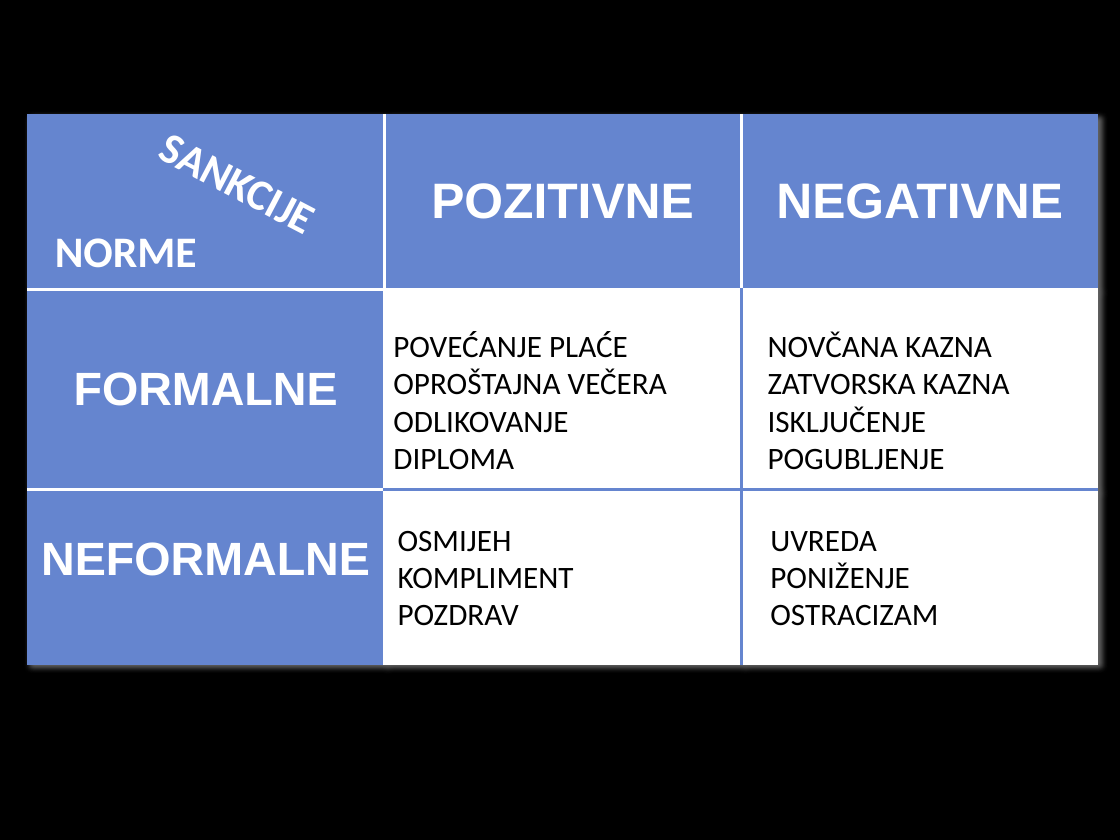
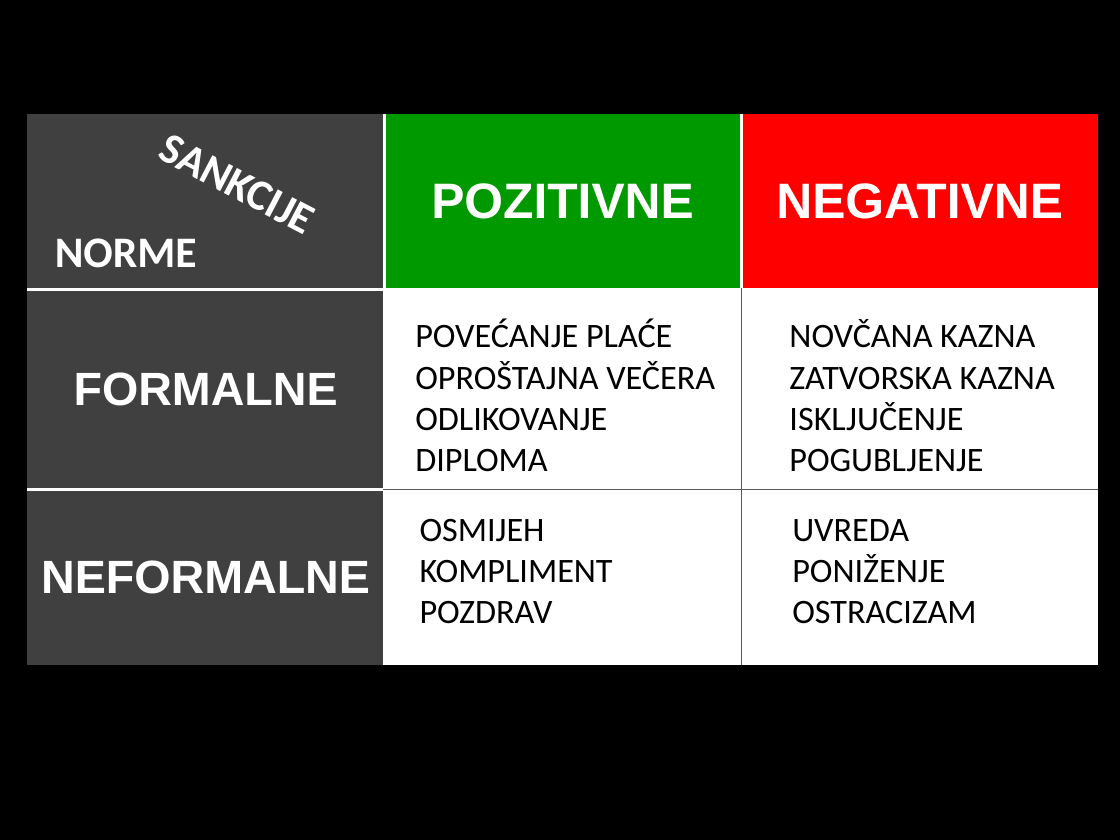
Before and after one commit to srednja-skola/sociologija, a slide deck: slide 19 of data/pptx/005_socijalizacija_i_identitet.pptx (slide 20 before the commit). Drawn at 1120x840 pixels with LibreOffice and Linux fonts; fonts in the diff are those of the drawing. Boxes give left, top, right and bottom in pixels: in the first picture for what was removed or moved away, otherwise in the second. Text is boxed around its words. In the diff, an @@ line names an element or a change of style, - is before the commit and + after.

```diff
--- a/data/pptx/005_socijalizacija_i_identitet.pptx
+++ b/data/pptx/005_socijalizacija_i_identitet.pptx
@@ table at box(27, 114, 1099, 665) @@
@@ fill #6585CF to #404040 in 3 cells @@
@@ fill #6585CF to #009900 in row 1, column 2 @@
@@ fill #6585CF to #FF0000 in row 1, column 3 @@
@@ borders changed @@
@@ text "POVEĆANJE PLAĆE": place and size @@
-text "POVEĆANJE PLAĆE" at box(393, 331, 667, 470)
+text "POVEĆANJE PLAĆE" at box(415, 319, 715, 472)
@@ text "NOVČANA KAZNA": place and size @@
-text "NOVČANA KAZNA" at box(768, 331, 1010, 470)
+text "NOVČANA KAZNA" at box(789, 319, 1055, 472)
@@ text "OSMIJEH": place and size @@
-text "OSMIJEH" at box(398, 530, 574, 626)
+text "OSMIJEH" at box(420, 518, 613, 624)
@@ size 20 to 22 pt in 4 elements at box(415, 319, 715, 472), box(789, 319, 1055, 472), box(420, 518, 613, 624), box(792, 519, 976, 624) @@
@@ text "UVREDA": place and size @@
-text "UVREDA" at box(770, 531, 938, 626)
+text "UVREDA" at box(792, 519, 976, 624)
```
Also in this commit, not shown: 17 other slides changed, 5 slides added, 3 slides removed.
